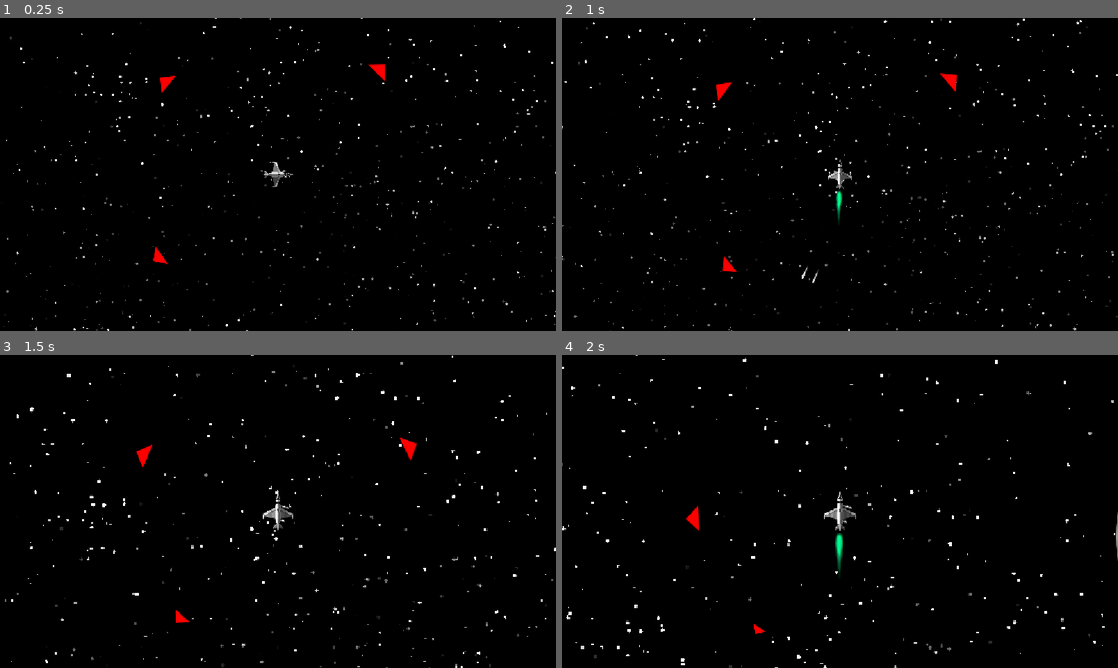
Above: before the commit, frames 1-4 (two rows, left to right).
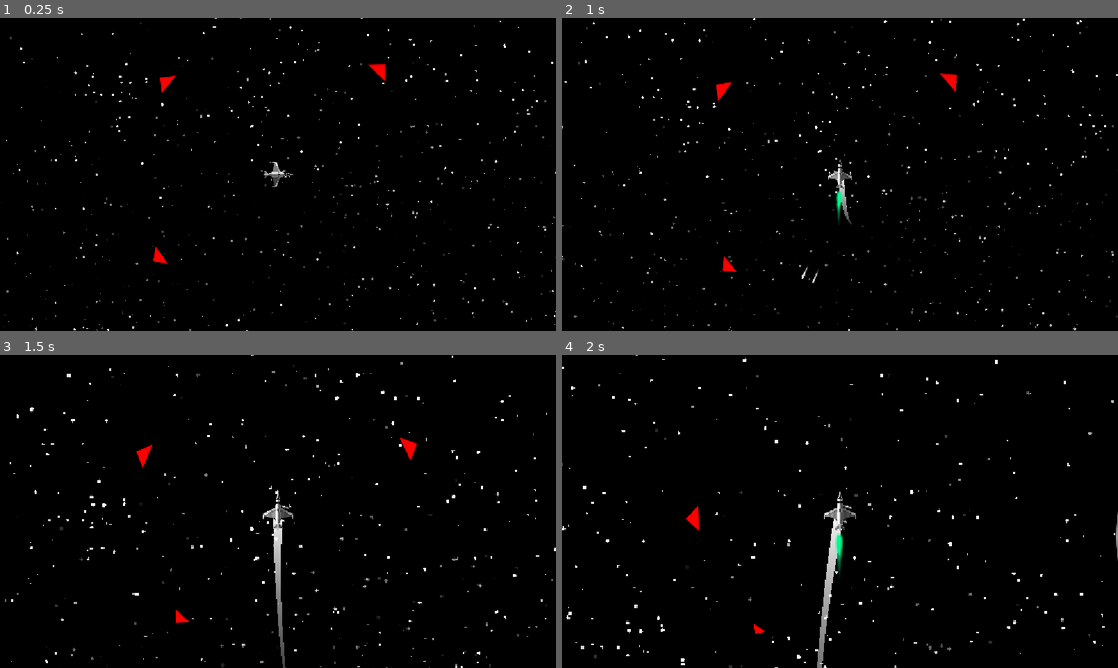
Above: after the commit, the same moments.

Repository: Proof-by-Combat/orbit-simulation
Game: Godot game, scene res://levels/space.tscn
Same seed, same stepped clock (60 frames per second), same inputs: the game is played once before the commit and once after it.
Inputs (mouse positions are in pixels of both pictures, inside the frame that each line leads up to):
- Up to frame 1 (0.25 s): no input
- Up to frame 2 (1 s): move the mouse to (812, 237) at 0.52 s; press the mouse at (812, 237) at 0.53 s; hold W (move_up) from 0.53 s (still down)
- Up to frame 3 (1.5 s): keep holding W (move_up); move the mouse to (444, 558) at 1.27 s; release the mouse at (444, 558) at 1.28 s; tap Mouse wheel up (zoom_in) at 1.35 s
- Up to frame 4 (2 s): keep holding W (move_up)

Frame 1 is identical in both runs. In frame 2, 0.1% of the frame differs, in the area x 49-53%, y 52-67%; in frame 3, 0.4%; in frame 4, 0.6%, in the area x 45-51%, y 52-100%.

Commit message:
Trail implementation

Diff:
--- a/scenes/background/background.gd
+++ b/scenes/background/background.gd
@@ -6,6 +6,7 @@
 
 func _ready() -> void:
 	texture = looped_texture
+	texture_repeat = CanvasItem.TEXTURE_REPEAT_ENABLED
 
 
 func _process(_delta: float) -> void:
--- a/scenes/player/player.gd
+++ b/scenes/player/player.gd
@@ -20,6 +20,7 @@
 @onready var _sprite: Sprite2D = $"ShipSprite"
 @onready var _gun_sprite: Sprite2D = $"GunSprite"
 @onready var _flare_sprite: Sprite2D = $"ShipSprite/FlareSprite"
+@onready var _trail: Trail = $"Trail"
 
 var bullet_scene: PackedScene = preload("uid://chb1ivd6bmhc2")
 var _explosion_scene: PackedScene = preload("uid://dcmp5jpyb5o1a")
@@ -119,7 +120,11 @@
 
 	camera.position_smoothing_enabled = false
 	camera.call_deferred("shake",1000,2)
-	camera.reparent(get_parent())
+	_trail.call_deferred("stop_taking_new_points")
+	if get_parent() != null:
+		camera.reparent(get_parent())
+		_trail.reparent(get_parent())
+		_trail.set_deferred("global_position", _trail.global_position)
 	queue_free()
 
 
--- a/scenes/player/player.tscn
+++ b/scenes/player/player.tscn
@@ -6,6 +6,7 @@
 [ext_resource type="Script" uid="uid://b35ndlmyfprmn" path="res://scenes/player/player_camera.gd" id="4_75vfm"]
 [ext_resource type="Texture2D" uid="uid://chtyklqua326p" path="res://scenes/player/flare.png" id="4_lvxji"]
 [ext_resource type="PackedScene" uid="uid://bh31arii1poij" path="res://scenes/player/radar/radar.tscn" id="5_p47bc"]
+[ext_resource type="PackedScene" uid="uid://y7oa7d3us4mu" path="res://scenes/trail/trail.tscn" id="7_0owmy"]
 
 [sub_resource type="Curve" id="Curve_qek5x"]
 _data = [Vector2(0.011904761, 0.96946573), 0.0, -4.978895, 0, 0, Vector2(0.116071425, 0.49618328), -1.9493135, -1.9493135, 0, 0, Vector2(1, 0), 0.0, 0.0, 0, 0]
@@ -51,5 +52,9 @@
 
 [node name="Radar" parent="." unique_id=1689074271 instance=ExtResource("5_p47bc")]
 
+[node name="Trail" parent="." unique_id=1062691734 instance=ExtResource("7_0owmy")]
+number_of_points = 100
+starting_width = 16.0
+
 [connection signal="area_entered" from="HitArea" to="." method="_on_hit_area_area_entered"]
 [connection signal="body_entered" from="HitArea" to="." method="_on_hit_area_body_entered"]
--- /dev/null
+++ b/scenes/trail/decay_curve.tres
@@ -0,0 +1,5 @@
+[gd_resource type="Curve" format=3 uid="uid://d0ldll1gxwcdn"]
+
+[resource]
+_data = [Vector2(0, 1), 0.0, -3.141008, 0, 0, Vector2(0.17796609, 0.47482014), -1.7281592, -1.7281592, 0, 0, Vector2(1, 0), 0.0, 0.0, 0, 0]
+point_count = 3
--- a/scenes/trail/trail.gd
+++ b/scenes/trail/trail.gd
@@ -2,15 +2,99 @@
 
 class_name Trail
 
+@export_range(4,0,1,"or_greater") var number_of_points: int = 10
+@export_range(0,1,0.001,"or_greater", "suffix:seconds") var interval: float = 1.0/60.0
+@export var starting_width: float = 64
+@export var falloff_curve: Curve
+
 @onready var _immediate: ImmediateMesh = mesh
-const _NUMBER_OF_POINTS: int = 20
+@onready var _death_timer: Timer = $"DeathTimer"
+
 var _points: Array[Vector2]
+var _tail: int = 0
+var _timer: float = 0
+var _take_new_points: bool = true
 
 
 func _ready() -> void:
-	_points.resize(_NUMBER_OF_POINTS)
+	_points.resize(number_of_points)
 	_points.fill(global_position)
+	_timer = interval
+
+
+func _add_point() -> void:
+	if !_take_new_points:
+		_points[_tail] = _points[ wrap(_tail-1, 0, number_of_points) ]
+		_tail = (_tail + 1)  % number_of_points
+		return
+
+	var parent = get_parent()
+	assert(parent != null, "Trail must have a parent Node2D.")
+	assert(parent is Node2D, "Parent of Trail must be of type Node2D.")
+	var parent_as_node2D: Node2D = parent
+
+	_points[_tail] = parent_as_node2D.global_position
+	_tail = (_tail + 1)  % number_of_points
+
+
+func _rerender() -> void:
+	_immediate.clear_surfaces()
+	_immediate.surface_begin(Mesh.PRIMITIVE_TRIANGLE_STRIP)
+
+	var current: int = _tail
+	var end: int = wrapi(_tail-1,0,number_of_points)
+	var progress: int = 0
+
+	while current != end:
+
+		var next: int = wrap(current+1, 0, number_of_points)
+
+		var base_point: Vector2 = _points[current]
+		var next_point: Vector2 = _points[next]
+
+		var base_ratio = 1-(progress/float(number_of_points))
+
+		var next_ratio = 1-((progress+1)/float(number_of_points))
+		var next_sample: float = falloff_curve.sample(next_ratio)
+		next_sample *= starting_width / 2
+
+		var toNext: Vector2 = next_point - base_point
+		toNext = toNext.normalized()
+
+		var offset := Vector2(-toNext.y, toNext.x) * next_sample
+
+		var renderColor: Color = modulate
+		renderColor.a *= falloff_curve.sample(base_ratio)
+		_immediate.surface_set_color(renderColor)
+
+		renderColor = modulate
+		renderColor.a *= falloff_curve.sample(next_ratio)
+		_immediate.surface_set_color(renderColor)
+		_immediate.surface_add_vertex_2d(next_point + offset)
+		_immediate.surface_add_vertex_2d(next_point - offset)
+
+		current = next
+		progress += 1
+
+	_immediate.surface_end()
+
+
+func stop_taking_new_points() -> void:
+	if !_take_new_points: return
+
+	_take_new_points = false
+	_death_timer.start(number_of_points * interval)
 
 
 func _process(delta: float) -> void:
-	pass
+	if interval == 0 or _timer >= interval:
+		_add_point()
+		_timer -= interval
+
+	_rerender()
+
+	_timer += delta
+
+
+func _on_death_timer_timeout() -> void:
+	queue_free()
--- a/scenes/trail/trail.tscn
+++ b/scenes/trail/trail.tscn
@@ -1,9 +1,16 @@
 [gd_scene format=3 uid="uid://y7oa7d3us4mu"]
 
 [ext_resource type="Script" uid="uid://ccw4q6pqi60ot" path="res://scenes/trail/trail.gd" id="1_hht6e"]
+[ext_resource type="Curve" uid="uid://d0ldll1gxwcdn" path="res://scenes/trail/decay_curve.tres" id="2_qsr48"]
 
 [sub_resource type="ImmediateMesh" id="ImmediateMesh_qy8dm"]
 
 [node name="Trail" type="MeshInstance2D" unique_id=1062691734]
+top_level = true
 mesh = SubResource("ImmediateMesh_qy8dm")
 script = ExtResource("1_hht6e")
+falloff_curve = ExtResource("2_qsr48")
+
+[node name="DeathTimer" type="Timer" parent="." unique_id=1912486039]
+
+[connection signal="timeout" from="DeathTimer" to="." method="_on_death_timer_timeout"]
